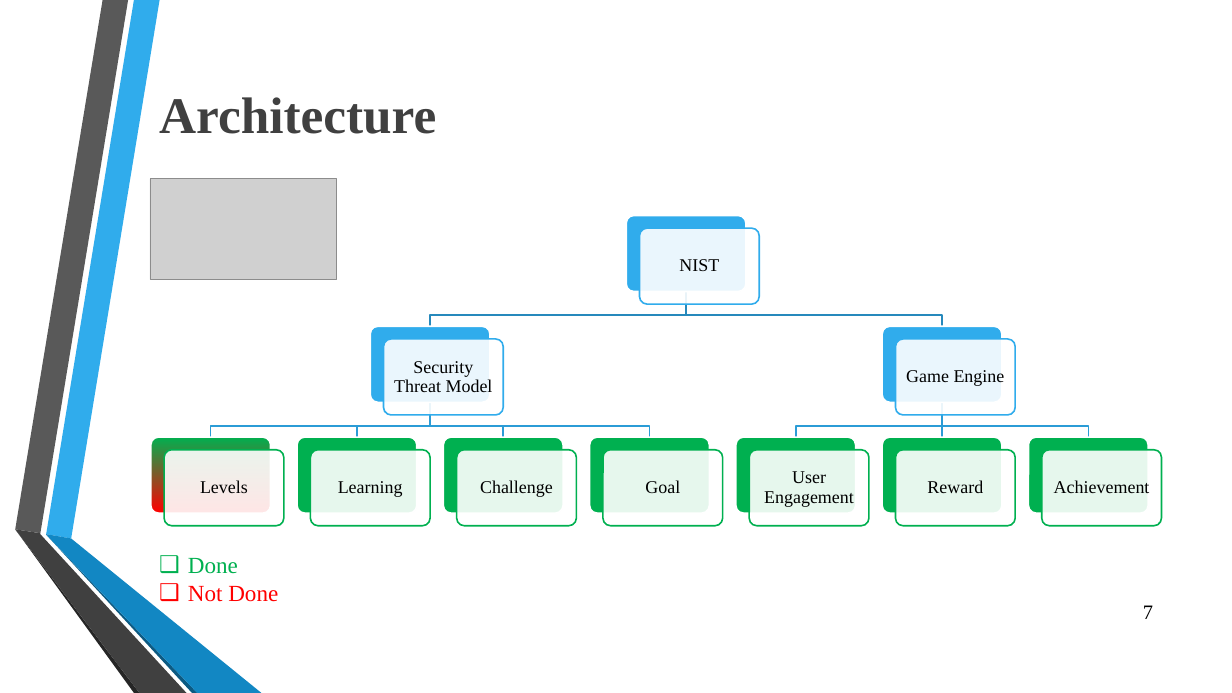
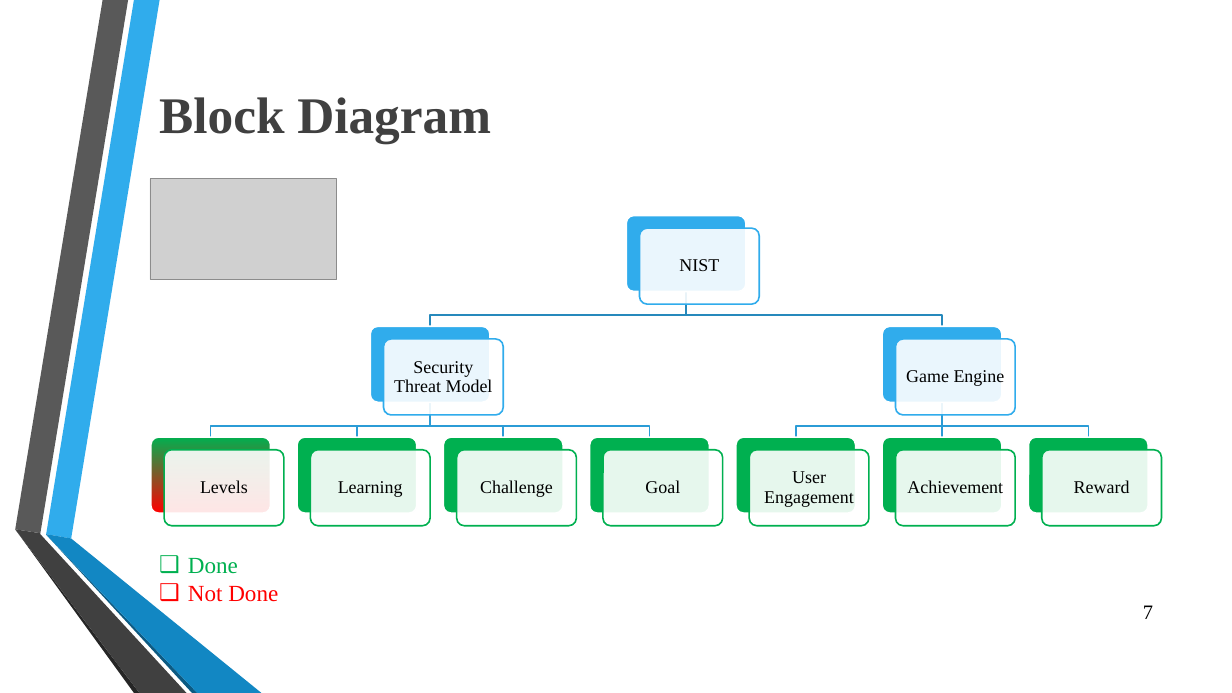
Before and after one commit to OmarSedkyUI/CyberLearningAdventureJunior, a slide deck: slide 8 of Graduation_Project_Presentation_FinalSeminar.pptx. Drawn at 1232x693 pixels with LibreOffice and Linux fonts; fonts in the diff are those of the drawing; grey boxes stand for pictures; background and template pictures are left out. Boxes give left, top, right and bottom in pixels: in the first picture for what was removed or moved away, otherwise in the second. Text is boxed around its words. In the diff, an @@ line names an element or a change of style, - is before the commit and + after.

```diff
--- a/Graduation_Project_Presentation_FinalSeminar.pptx
+++ b/Graduation_Project_Presentation_FinalSeminar.pptx
@@ title at <box>159,97,491,143</box>: text changed @@
-Architecture
+Block Diagram
@@ text "Achievement": place and size @@
-text "Achievement" at <box>1054,480,1150,493</box>
+text "Achievement" at <box>907,480,1003,493</box>
@@ text "Reward": place and size @@
-text "Reward" at <box>927,480,983,493</box>
+text "Reward" at <box>1074,480,1130,493</box>
```
Also in this commit, not shown: 4 other slides changed, 1 slide removed.
